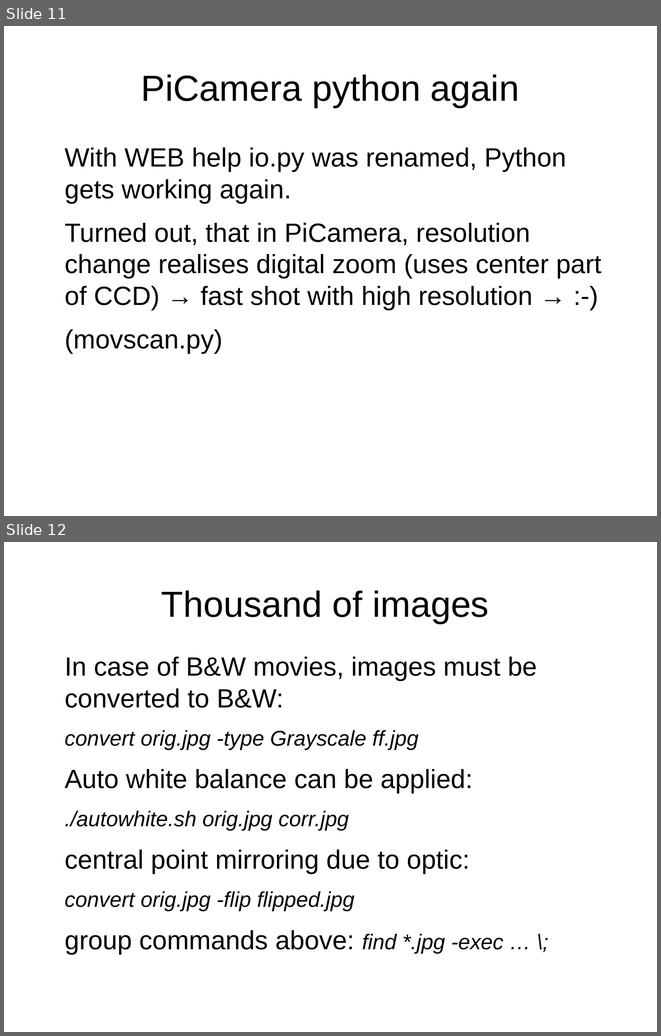
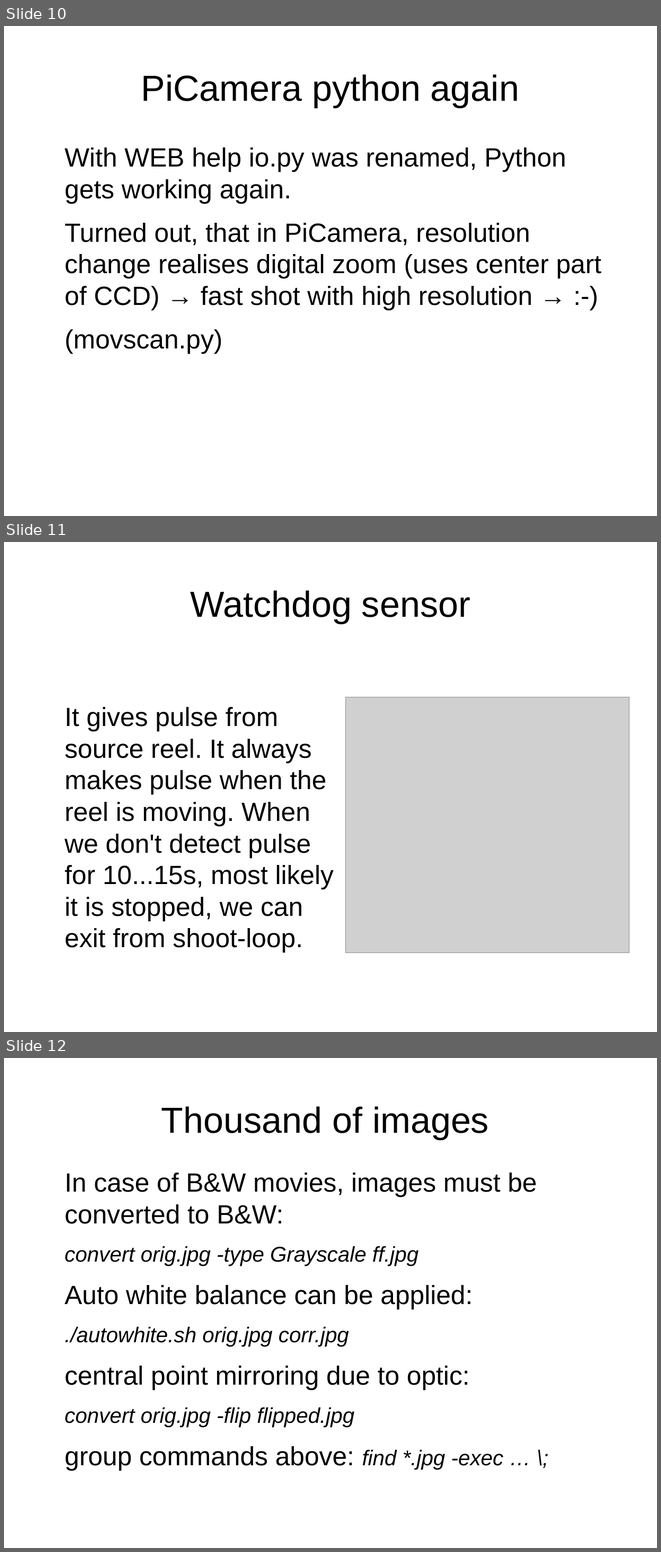
Before and after one commit to butyi/movscan, a slide deck: docs/movscan.odp. Shown one above the other, each under a label of ours: slides 11 and 12 before the commit, slides 10, 11 and 12 after it. The pictures are 661x1036 and 661x1552 pixels, drawn with LibreOffice and Linux fonts; fonts in the diff are those of the drawing; grey boxes stand for pictures. Boxes give left, top, right and bottom in pixels: in the first picture for what was removed or moved away, otherwise in the second. Text is boxed around its words. In the diff, an @@ line names an element or a change of style, - is before the commit and + after.

Commit message:
watchdog sensor added to presi

```diff
--- a/docs/movscan.odp
+++ b/docs/movscan.odp
@@ slide 11 added at [4, 542, 657, 1032], background #FFFFFF @@
@@ title added at [190, 590, 470, 623], 44 pt, text #000000 @@
+Watchdog sensor
@@ picture added at [346, 697, 629, 953] @@
@@ text added at [64, 707, 334, 952], 32 pt, text #000000 @@
+It gives pulse from source reel. It always makes pulse when the reel is moving. When we don't detect pulse for 10...15s, most likely it is stopped, we can exit from shoot-loop.
@@ what was slide 11 is now slide 10 @@
```
Also in this commit, not shown: 3 slides changed, 1 slide removed.
